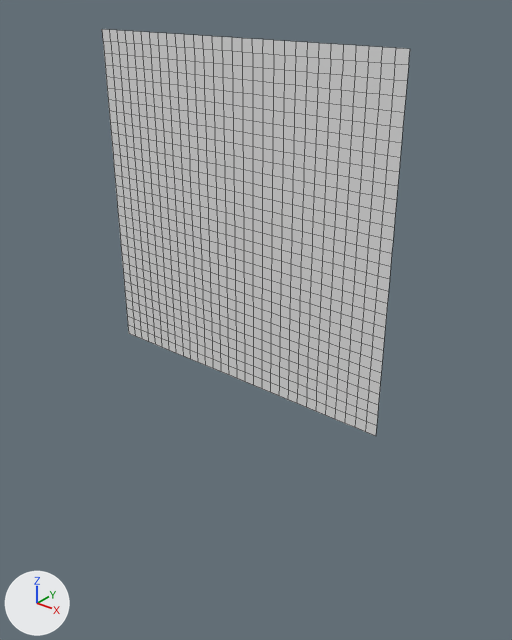
An edit to the OBJ model Assets/Tiled2Unity/Meshes/Map1.obj, drawn before and after from the same camera.
Camera for both pictures: a 50 mm lens placed at (726.0, -1414.0, 135.0), pointed at (-443.0, 47.0, -771.0). Lighting does not change. The marker at lower left points along +X, +Y and +Z. Mesh edges are drawn as thin lines. Where no turn or scale is listed for an object, it has been applied to the vertices.

In view in the first picture: 'Map1'.
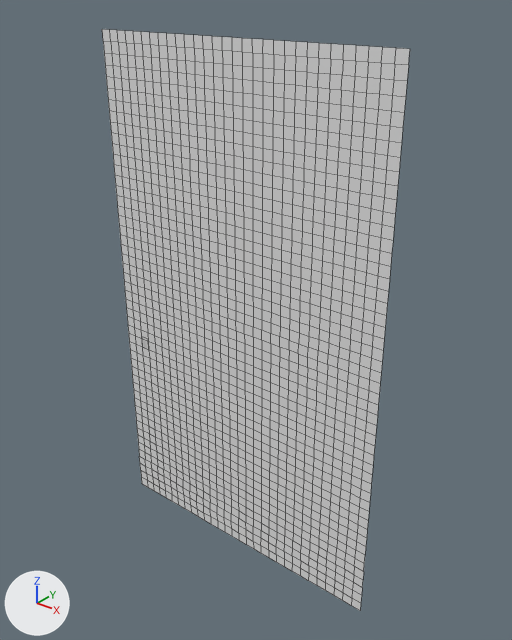
Patch to the scene script:
```diff
--- a/Assets/Tiled2Unity/Meshes/Map1.obj.py
+++ b/Assets/Tiled2Unity/Meshes/Map1.obj.py
@@ me_map1 @@
 # used by ob_map1; location = (0.0, 0.0, 0.0)
-me_map1.from_pydata(...)  # 961 vertices, 900 faces; spans x -960.0..0.0, y 0.0, z -960.0..0.0
+me_map1.from_pydata(...)  # 1584 vertices, 1501 faces; spans x -960.0..0.0, y 0.0, z -1600.0..0.0
+# me_map1 part 1: 623 vertices added at x -960.0..0.0, y 0.0, z -1600.0..-950.0
```

Where the change shows, as pixel boxes [x1, y1, x2, y2] in the pictures (512 x 640 px):
'Map1', reshaped (43% taller)
    before: [102, 29, 410, 436]
    after: [102, 29, 410, 610]
part 1 of me_map1, added
    after: [129, 334, 376, 610]
